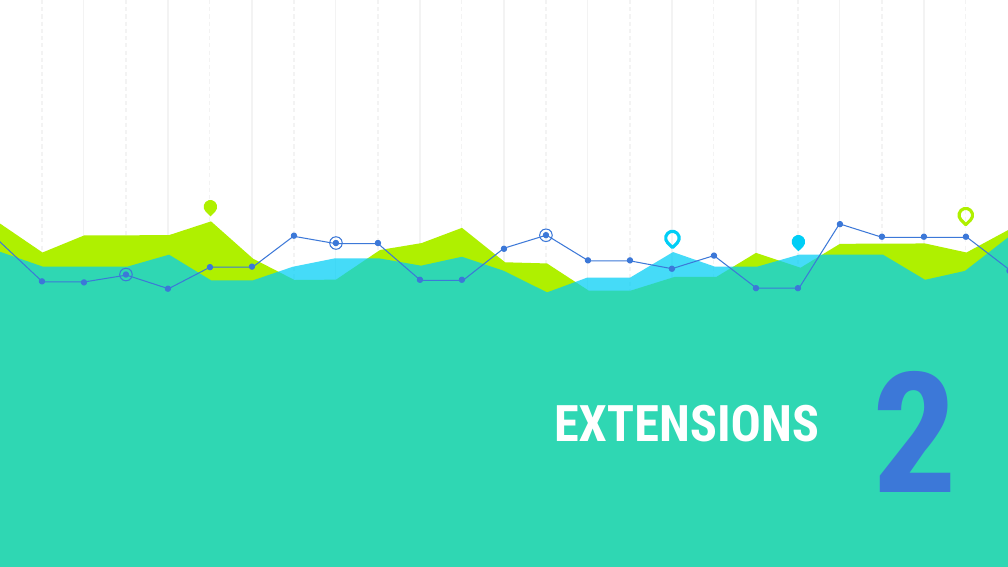
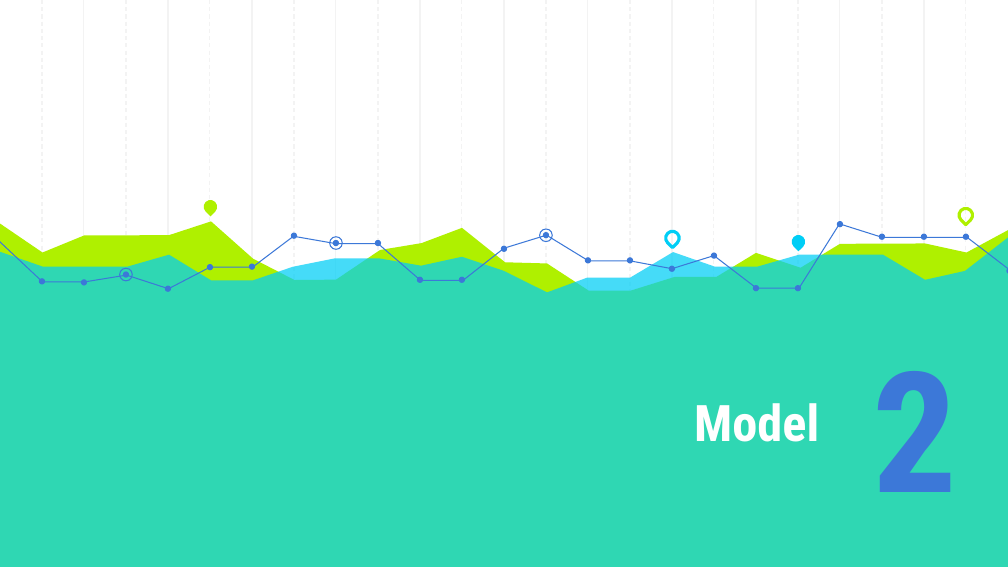
Before and after one commit to Sanchayan-Bhowal/Project-Energy-Economy, a slide deck: slide 14 of Project_ppt.pptx (slide 10 before the commit). Drawn at 1008x567 pixels with LibreOffice and Linux fonts; fonts in the diff are those of the drawing. Boxes give left, top, right and bottom in pixels: in the first picture for what was removed or moved away, otherwise in the second. Text is boxed around its words. In the diff, an @@ line names an element or a change of style, - is before the commit and + after.

```diff
--- a/Project_ppt.pptx
+++ b/Project_ppt.pptx
@@ title at bbox=[694, 403, 819, 442]: text changed @@
-EXTENSIONS
+Model
```
Also in this commit, not shown: 6 other slides changed, 10 slides added, 1 slide removed, 1 other file.
